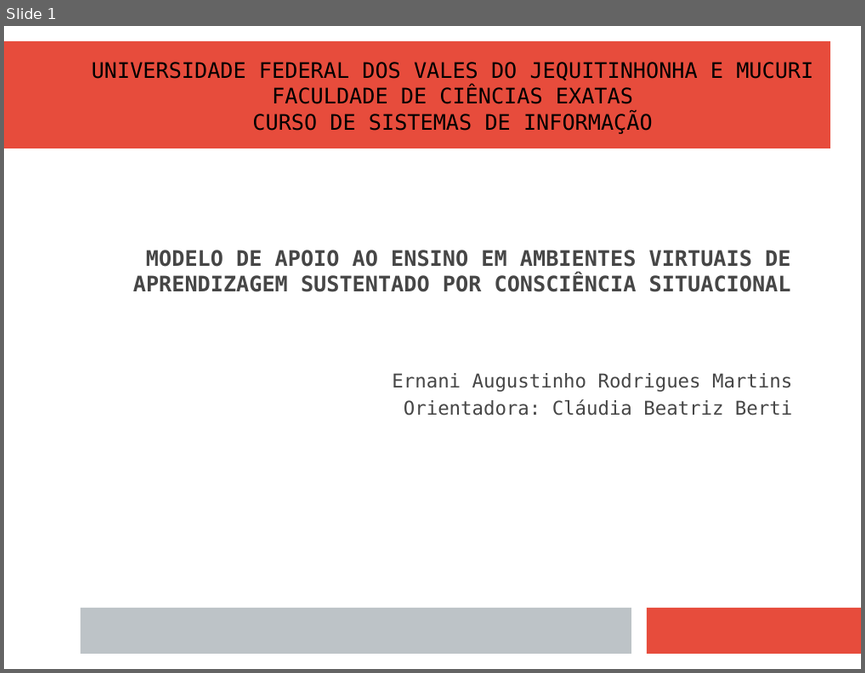
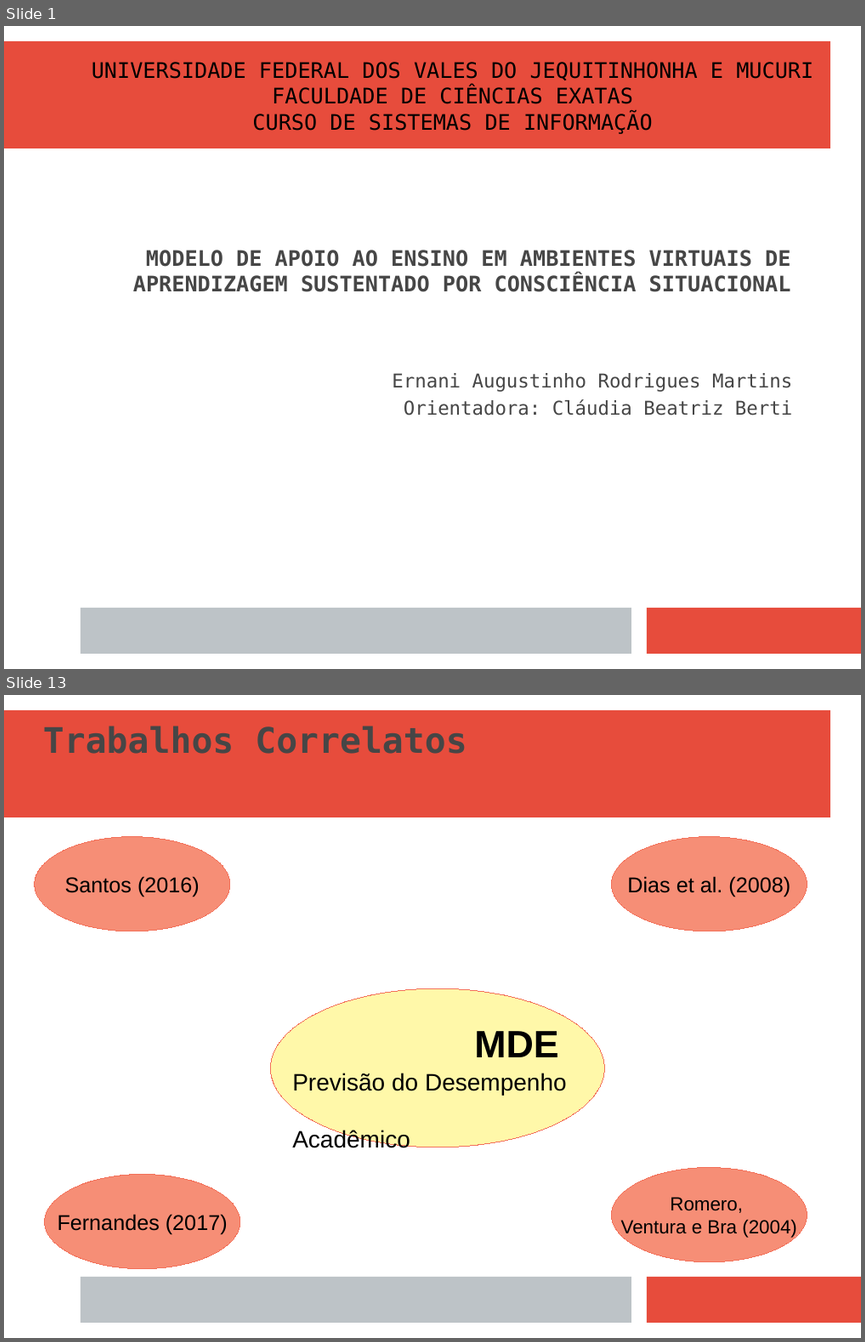
Before and after one commit to naninmartins/TCC-Modelo-de-AVA-com-CS-e-MDE, a slide deck: MODELO DE APOIO AO ENSINO EM AMBIENTES VIRTUAIS - APRESENTAÇÃO (linux).odp. Shown one above the other, each under a label of ours: slide 1 before the commit, slides 1 and 13 after it; the slides between them are not shown. The pictures are 865x673 and 865x1342 pixels, drawn with LibreOffice and Linux fonts; fonts in the diff are those of the drawing. Boxes give left, top, right and bottom in pixels: in the first picture for what was removed or moved away, otherwise in the second. Text is boxed around its words. In the diff, an @@ line names an element or a change of style, - is before the commit and + after.

```diff
--- a/MODELO DE APOIO AO ENSINO EM AMBIENTES VIRTUAIS - APRESENTAÇÃO (linux).odp
+++ b/MODELO DE APOIO AO ENSINO EM AMBIENTES VIRTUAIS - APRESENTAÇÃO (linux).odp
@@ slide 13 added at (x1=4, y1=695, x2=861, y2=1338), background #FFFFFF; not listed: 3 template elements that a slide beside it also shows @@
@@ title added at (x1=43, y1=726, x2=466, y2=754), 29.6 pt, text #464646, bold @@
+Trabalhos Correlatos
@@ ellipse added at (x1=34, y1=836, x2=229, y2=930), fill #F68E76, outline #F3715A 0 pt, 18 pt, text #000000 @@
+Santos (2016)
@@ ellipse added at (x1=612, y1=836, x2=806, y2=930), fill #F68E76, outline #F3715A 0 pt, 18 pt, text #000000 @@
+Dias et al. (2008)
@@ ellipse added at (x1=270, y1=989, x2=605, y2=1147), fill #FFF685 at 70% opacity, outline #F3715A 0 pt @@
@@ text added at (x1=292, y1=1031, x2=567, y2=1151), 20 pt, text #000000 @@
+MDE
+Previsão do Desempenho Acadêmico
@@ ellipse added at (x1=44, y1=1174, x2=239, y2=1268), fill #F68E76, outline #F3715A 0 pt, 18 pt, text #000000 @@
+Fernandes (2017)
@@ ellipse added at (x1=612, y1=1167, x2=806, y2=1261), fill #F68E76, outline #F3715A 0 pt, 16 pt, text #000000 @@
+Romero,
+Ventura e Bra (2004)
```
Also in this commit, not shown: 20 slides changed, 3 other slides added, 7 other files.
